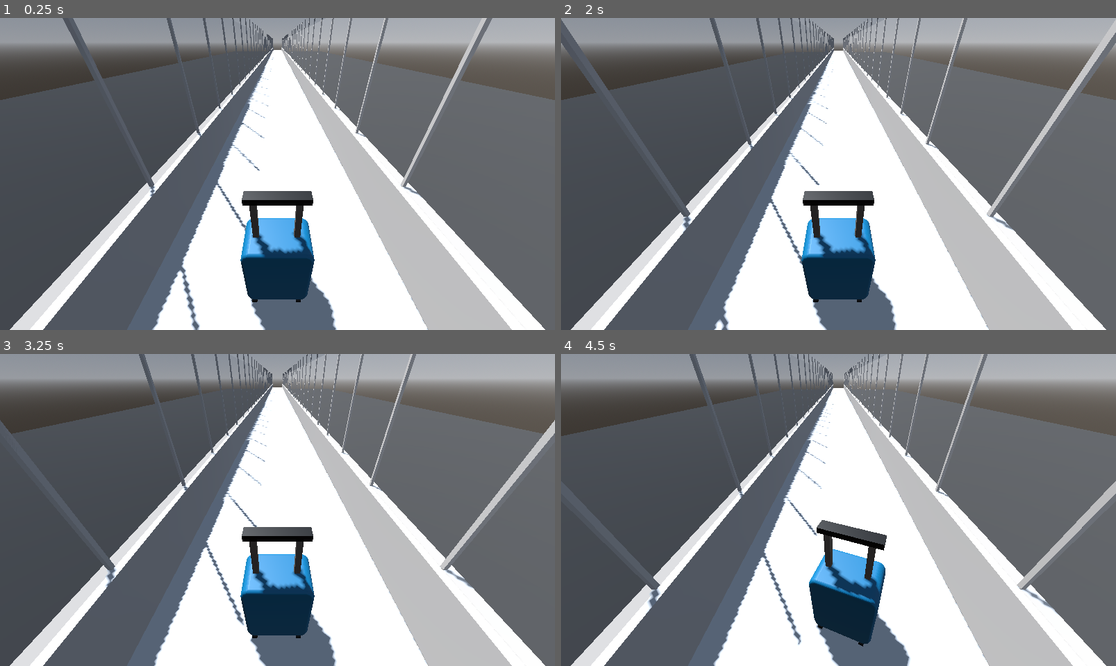
Above: before the commit, frames 1-4 (two rows, left to right).
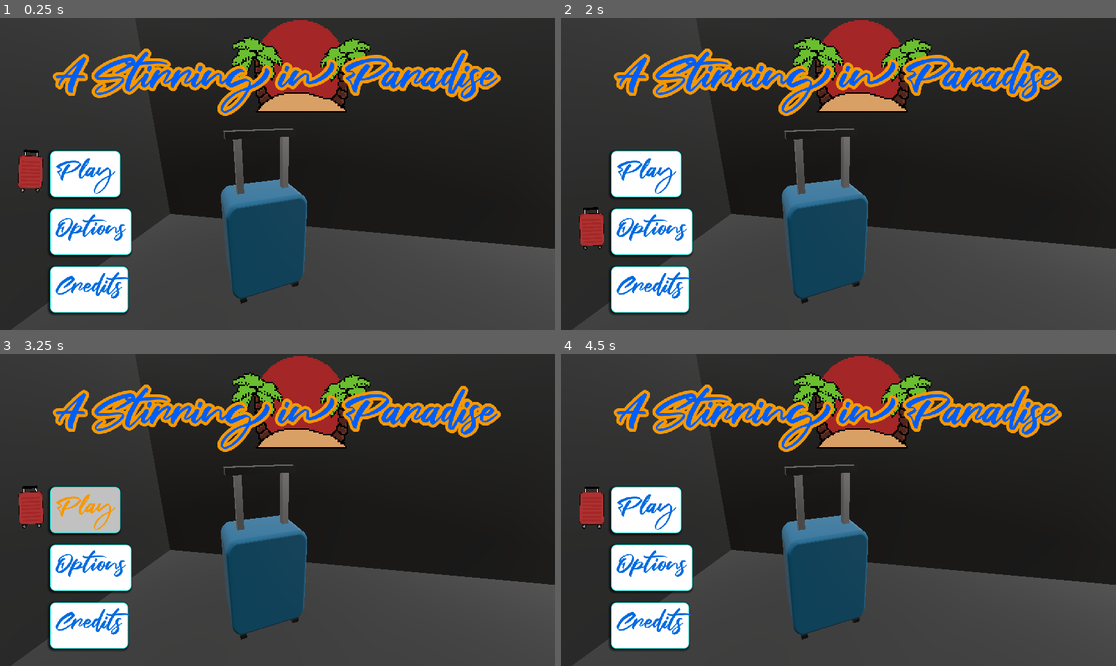
Above: after the commit, the same moments.

Repository: emilyallerdings/gwj81-expedition
Game: Godot game, scene res://Scenes/main_menu.tscn
The game is run twice, just before and just after one commit, with the same random seed, the same clock (stepped at 60 frames per second) and the same inputs. Before the commit the project starts from res://Scenes/main.tscn.
Inputs (mouse positions are in pixels of both pictures, inside the frame that each line leads up to):
- Up to frame 1 (0.25 s): no input
- Up to frame 2 (2 s): click (649, 233) at 0.5 s, where only the run after the commit has a clickable "Options"; click (838, 295) at 1.25 s, where only the run after the commit has a clickable "Back"
- Up to frame 3 (3.25 s): click (88, 625) at 2 s, where only the run after the commit has a clickable "Credits"; click (83, 510) at 2.75 s, where only the run after the commit has a clickable "Play"
- Up to frame 4 (4.5 s): click (644, 510) at 3.5 s, where only the run after the commit has a clickable "Play"; move the mouse to (960, 494) at 4.27 s; hold D (right) from 4.28 s (still down)

The runs differ from the first frame. In frame 1, 98% of the frame differs, in the area x 0-100%, y 0-100%; in frame 2, 98%; in frame 3, 98%; in frame 4, 98%.

Commit message:
no idea how to do smooth camera lerping but the skeleton code is there

Diff:
--- a/Materials/default_theme.tres
+++ b/Materials/default_theme.tres
@@ -1,6 +1,7 @@
-[gd_resource type="Theme" load_steps=6 format=3 uid="uid://bncgplyvgv608"]
+[gd_resource type="Theme" load_steps=7 format=3 uid="uid://bncgplyvgv608"]
 
 [ext_resource type="FontFile" uid="uid://bafns24uaw6y5" path="res://Materials/NixieOne.ttf" id="1_88cmt"]
+[ext_resource type="FontFile" uid="uid://d4da0phun8v4d" path="res://Materials/Fair Prosper.ttf" id="1_c5ure"]
 
 [sub_resource type="StyleBoxEmpty" id="StyleBoxEmpty_88cmt"]
 
@@ -75,7 +76,8 @@
 Button/colors/icon_hover_pressed_color = Color(1, 1, 1, 1)
 Button/colors/icon_normal_color = Color(1, 1, 1, 1)
 Button/colors/icon_pressed_color = Color(1, 1, 1, 1)
-Button/fonts/font = ExtResource("1_88cmt")
+Button/font_sizes/font_size = 50
+Button/fonts/font = ExtResource("1_c5ure")
 Button/styles/disabled = null
 Button/styles/focus = SubResource("StyleBoxEmpty_88cmt")
 Button/styles/hover = SubResource("StyleBoxFlat_5dbda")
--- /dev/null
+++ b/Scenes/main_menu.tscn
@@ -0,0 +1,229 @@
+[gd_scene load_steps=16 format=3 uid="uid://cua0fhfbu5gg1"]
+
+[ext_resource type="Script" uid="uid://ieq2hasgdd62" path="res://Scripts/main_menu.gd" id="1_yhxw7"]
+[ext_resource type="PackedScene" uid="uid://cl844rkgxivpm" path="res://Assets/selectionroom.glb" id="2_trj04"]
+[ext_resource type="Shader" uid="uid://ud44g8ahsyxi" path="res://Materials/pseudo_3d.gdshader" id="3_16hvj"]
+[ext_resource type="Texture2D" uid="uid://ge4oyevnnxel" path="res://UI Assets/suitecase_sprite.png" id="4_vr1f0"]
+[ext_resource type="Theme" uid="uid://bncgplyvgv608" path="res://Materials/default_theme.tres" id="5_t1dhk"]
+[ext_resource type="FontFile" uid="uid://d4da0phun8v4d" path="res://Materials/Fair Prosper.ttf" id="6_5egv6"]
+[ext_resource type="Texture2D" uid="uid://crjk38l5pjmae" path="res://UI Assets/title_splash.png" id="7_vtepg"]
+[ext_resource type="PackedScene" uid="uid://c3st1sbq1ewwj" path="res://Scenes/luggage.tscn" id="8_8dnnj"]
+
+[sub_resource type="ProceduralSkyMaterial" id="ProceduralSkyMaterial_m6x4c"]
+sky_energy_multiplier = 6.05
+
+[sub_resource type="Sky" id="Sky_oqbs2"]
+sky_material = SubResource("ProceduralSkyMaterial_m6x4c")
+
+[sub_resource type="Environment" id="Environment_5dbda"]
+background_mode = 2
+sky = SubResource("Sky_oqbs2")
+
+[sub_resource type="ShaderMaterial" id="ShaderMaterial_fbgsc"]
+shader = ExtResource("3_16hvj")
+shader_parameter/fov = 90.0
+shader_parameter/cull_back = true
+shader_parameter/y_rot = 2.00001
+shader_parameter/x_rot = 2.00001
+shader_parameter/inset = 0.0
+shader_parameter/hovering = 0.0
+shader_parameter/rand_trans_power = 1.0
+shader_parameter/rand_seed = 0.5
+shader_parameter/vortex_amt = 0.0
+shader_parameter/rotation = 1.49012e-07
+shader_parameter/mouse_screen_pos_test = Vector2(0, 0)
+
+[sub_resource type="StandardMaterial3D" id="StandardMaterial3D_fbgsc"]
+albedo_color = Color(0.552962, 1.35969e-06, 4.81307e-07, 1)
+
+[sub_resource type="StandardMaterial3D" id="StandardMaterial3D_ni8b3"]
+albedo_color = Color(0.620041, 0.620041, 0, 1)
+
+[sub_resource type="StandardMaterial3D" id="StandardMaterial3D_vxmc4"]
+albedo_color = Color(0.521141, 0.521141, 0.521141, 1)
+
+[node name="Main Menu" type="Node3D"]
+script = ExtResource("1_yhxw7")
+
+[node name="selectionroom" parent="." instance=ExtResource("2_trj04")]
+transform = Transform3D(0.707107, 0, 0.707107, 0, 1, 0, -0.707107, 0, 0.707107, -3.75321, 0, 26.172)
+
+[node name="WorldEnvironment" type="WorldEnvironment" parent="."]
+environment = SubResource("Environment_5dbda")
+
+[node name="SuitecaseSprite" type="Sprite2D" parent="."]
+material = SubResource("ShaderMaterial_fbgsc")
+position = Vector2(65, 357)
+scale = Vector2(0.785156, 0.785156)
+texture = ExtResource("4_vr1f0")
+
+[node name="Main Menu" type="Node3D" parent="."]
+
+[node name="Main Menu Camera" type="Camera3D" parent="Main Menu"]
+transform = Transform3D(-0.815614, -0.17541, 0.551366, 0, 0.952938, 0.303165, -0.578596, 0.247266, -0.77723, 25.7932, 17.8789, 20.6814)
+
+[node name="Main Menu UI" type="Control" parent="Main Menu"]
+visible = false
+layout_mode = 3
+anchors_preset = 15
+anchor_right = 1.0
+anchor_bottom = 1.0
+grow_horizontal = 2
+grow_vertical = 2
+
+[node name="Title" type="RichTextLabel" parent="Main Menu/Main Menu UI"]
+layout_mode = 1
+anchors_preset = 10
+anchor_right = 1.0
+offset_left = 23.0
+offset_top = 60.0
+offset_right = -26.0
+offset_bottom = 208.0
+grow_horizontal = 2
+theme = ExtResource("5_t1dhk")
+theme_override_colors/font_outline_color = Color(0.964367, 0.596282, 0, 1)
+theme_override_constants/outline_size = 25
+theme_override_fonts/normal_font = ExtResource("6_5egv6")
+theme_override_font_sizes/normal_font_size = 90
+bbcode_enabled = true
+text = "[color=#005EF6]A Stirring in Paradise[/color]"
+horizontal_alignment = 1
+vertical_alignment = 1
+
+[node name="Play" type="Button" parent="Main Menu/Main Menu UI"]
+layout_mode = 1
+anchors_preset = 4
+anchor_top = 0.5
+anchor_bottom = 0.5
+offset_left = 114.0
+offset_top = -43.0
+offset_right = 240.0
+offset_bottom = 43.0
+grow_vertical = 2
+theme = ExtResource("5_t1dhk")
+theme_override_fonts/font = ExtResource("6_5egv6")
+theme_override_font_sizes/font_size = 50
+text = "Play"
+
+[node name="Options" type="Button" parent="Main Menu/Main Menu UI"]
+layout_mode = 1
+anchors_preset = 4
+anchor_top = 0.5
+anchor_bottom = 0.5
+offset_left = 114.0
+offset_top = 77.0
+offset_right = 263.0
+offset_bottom = 163.0
+grow_vertical = 2
+theme = ExtResource("5_t1dhk")
+theme_override_fonts/font = ExtResource("6_5egv6")
+theme_override_font_sizes/font_size = 50
+text = "Options"
+
+[node name="Credits" type="Button" parent="Main Menu/Main Menu UI"]
+layout_mode = 1
+anchors_preset = 4
+anchor_top = 0.5
+anchor_bottom = 0.5
+offset_left = 114.0
+offset_top = 197.0
+offset_right = 256.0
+offset_bottom = 283.0
+grow_vertical = 2
+theme = ExtResource("5_t1dhk")
+theme_override_fonts/font = ExtResource("6_5egv6")
+theme_override_font_sizes/font_size = 50
+text = "Credits"
+
+[node name="TitleSplash" type="Sprite2D" parent="Main Menu/Main Menu UI"]
+show_behind_parent = true
+position = Vector2(623, 100)
+scale = Vector2(3, 3)
+texture = ExtResource("7_vtepg")
+
+[node name="luggage" parent="Main Menu" instance=ExtResource("8_8dnnj")]
+transform = Transform3D(0.258819, 0, 0.965926, 0, 1, 0, -0.965926, 0, 0.258819, 18.3622, 3, 33.2047)
+
+[node name="Options Menu" type="Node3D" parent="."]
+
+[node name="luggage2" parent="Options Menu" instance=ExtResource("8_8dnnj")]
+transform = Transform3D(1.13133e-08, 0.258819, 0.965926, 1, -4.37114e-08, 0, 4.2222e-08, 0.965926, -0.258819, -13.0736, 5.31538, -2.23038)
+
+[node name="luggage3" parent="Options Menu" instance=ExtResource("8_8dnnj")]
+transform = Transform3D(0.5, -0.75, 0.433013, 0.836136, 0.548295, -0.0158119, -0.22556, 0.369963, 0.901249, -4.37206, 4.31538, -1.60532)
+
+[node name="Case" parent="Options Menu/luggage3" index="0"]
+surface_material_override/0 = SubResource("StandardMaterial3D_fbgsc")
+
+[node name="luggage4" parent="Options Menu" instance=ExtResource("8_8dnnj")]
+transform = Transform3D(1, 0, 0, 0, 1, 0, 0, 0, 1, -16.4532, 3, -5.76783)
+
+[node name="Case" parent="Options Menu/luggage4" index="0"]
+surface_material_override/0 = SubResource("StandardMaterial3D_ni8b3")
+
+[node name="luggage5" parent="Options Menu" instance=ExtResource("8_8dnnj")]
+transform = Transform3D(1, 0, 0, 0, -4.37114e-08, 1, 0, -1, -4.37114e-08, -8.75903, 6, -5.67985)
+
+[node name="Case" parent="Options Menu/luggage5" index="0"]
+surface_material_override/0 = SubResource("StandardMaterial3D_vxmc4")
+
+[node name="Options Menu Camera" type="Camera3D" parent="Options Menu"]
+transform = Transform3D(-0.0243974, -0.303075, 0.952654, 0, 0.952938, 0.303165, -0.999702, 0.00739644, -0.0232492, 10.6243, 19.6267, -2.90478)
+
+[node name="Options Menu UI" type="Control" parent="Options Menu"]
+visible = false
+layout_mode = 3
+anchors_preset = 15
+anchor_right = 1.0
+anchor_bottom = 1.0
+grow_horizontal = 2
+grow_vertical = 2
+
+[node name="Title" type="RichTextLabel" parent="Options Menu/Options Menu UI"]
+layout_mode = 1
+anchors_preset = 10
+anchor_right = 1.0
+offset_left = 23.0
+offset_top = 13.0
+offset_right = -26.0
+offset_bottom = 161.0
+grow_horizontal = 2
+theme = ExtResource("5_t1dhk")
+theme_override_colors/font_outline_color = Color(0.964367, 0.596282, 0, 1)
+theme_override_constants/outline_size = 25
+theme_override_fonts/normal_font = ExtResource("6_5egv6")
+theme_override_font_sizes/normal_font_size = 90
+bbcode_enabled = true
+text = "[color=#005EF6]Options[/color]"
+horizontal_alignment = 1
+vertical_alignment = 1
+
+[node name="Options Back" type="Button" parent="Options Menu/Options Menu UI"]
+layout_mode = 1
+anchors_preset = 7
+anchor_left = 0.5
+anchor_top = 1.0
+anchor_right = 0.5
+anchor_bottom = 1.0
+offset_left = -49.0
+offset_top = -116.0
+offset_right = 50.0
+offset_bottom = -30.0
+grow_horizontal = 2
+grow_vertical = 0
+theme = ExtResource("5_t1dhk")
+theme_override_fonts/font = ExtResource("6_5egv6")
+text = "Back"
+
+[connection signal="mouse_entered" from="Main Menu/Main Menu UI/Play" to="." method="_on_play_mouse_entered"]
+[connection signal="pressed" from="Main Menu/Main Menu UI/Play" to="." method="_on_play_pressed"]
+[connection signal="mouse_entered" from="Main Menu/Main Menu UI/Options" to="." method="_on_options_mouse_entered"]
+[connection signal="pressed" from="Main Menu/Main Menu UI/Options" to="." method="_on_options_pressed"]
+[connection signal="mouse_entered" from="Main Menu/Main Menu UI/Credits" to="." method="_on_credits_mouse_entered"]
+[connection signal="pressed" from="Main Menu/Main Menu UI/Credits" to="." method="_on_credits_pressed"]
+[connection signal="mouse_entered" from="Options Menu/Options Menu UI/Options Back" to="." method="_on_options_back_mouse_entered"]
+[connection signal="pressed" from="Options Menu/Options Menu UI/Options Back" to="." method="_on_options_back_pressed"]
+
+[editable path="Options Menu/luggage3"]
+[editable path="Options Menu/luggage4"]
+[editable path="Options Menu/luggage5"]
--- a/Scenes/menu_testing.tscn
+++ /dev/null
@@ -1,179 +0,0 @@
-[gd_scene load_steps=16 format=3 uid="uid://cua0fhfbu5gg1"]
-
-[ext_resource type="Script" uid="uid://ieq2hasgdd62" path="res://Scripts/main_menu.gd" id="1_34v3d"]
-[ext_resource type="PackedScene" uid="uid://cl844rkgxivpm" path="res://Assets/selectionroom.glb" id="1_m6x4c"]
-[ext_resource type="Theme" uid="uid://bncgplyvgv608" path="res://Materials/default_theme.tres" id="2_5dbda"]
-[ext_resource type="FontFile" uid="uid://d4da0phun8v4d" path="res://Materials/Fair Prosper.ttf" id="3_ycoxo"]
-[ext_resource type="Texture2D" uid="uid://crjk38l5pjmae" path="res://UI Assets/title_splash.png" id="4_ycoxo"]
-[ext_resource type="Shader" uid="uid://ud44g8ahsyxi" path="res://Materials/pseudo_3d.gdshader" id="6_fmuvw"]
-[ext_resource type="Texture2D" uid="uid://ge4oyevnnxel" path="res://UI Assets/suitecase_sprite.png" id="7_vxmc4"]
-[ext_resource type="PackedScene" uid="uid://c3st1sbq1ewwj" path="res://Scenes/luggage.tscn" id="8_vxmc4"]
-
-[sub_resource type="ProceduralSkyMaterial" id="ProceduralSkyMaterial_m6x4c"]
-sky_energy_multiplier = 6.05
-
-[sub_resource type="Sky" id="Sky_oqbs2"]
-sky_material = SubResource("ProceduralSkyMaterial_m6x4c")
-
-[sub_resource type="Environment" id="Environment_5dbda"]
-background_mode = 2
-sky = SubResource("Sky_oqbs2")
-
-[sub_resource type="ShaderMaterial" id="ShaderMaterial_fbgsc"]
-shader = ExtResource("6_fmuvw")
-shader_parameter/fov = 90.0
-shader_parameter/cull_back = true
-shader_parameter/y_rot = 2.00001
-shader_parameter/x_rot = 2.00001
-shader_parameter/inset = 0.0
-shader_parameter/hovering = 0.0
-shader_parameter/rand_trans_power = 1.0
-shader_parameter/rand_seed = 0.5
-shader_parameter/vortex_amt = 0.0
-shader_parameter/rotation = 1.49012e-07
-shader_parameter/mouse_screen_pos_test = Vector2(0, 0)
-
-[sub_resource type="StandardMaterial3D" id="StandardMaterial3D_fbgsc"]
-albedo_color = Color(0.552962, 1.35969e-06, 4.81307e-07, 1)
-
-[sub_resource type="StandardMaterial3D" id="StandardMaterial3D_ni8b3"]
-albedo_color = Color(0.620041, 0.620041, 0, 1)
-
-[sub_resource type="StandardMaterial3D" id="StandardMaterial3D_vxmc4"]
-albedo_color = Color(0.521141, 0.521141, 0.521141, 1)
-
-[node name="Main Menu" type="Node3D"]
-script = ExtResource("1_34v3d")
-
-[node name="Main Menu Camera" type="Camera3D" parent="."]
-transform = Transform3D(-0.815615, -0.17541, 0.551366, 0, 0.952938, 0.303165, -0.578596, 0.247266, -0.77723, 25.7932, 17.8789, 20.6814)
-
-[node name="selectionroom" parent="." instance=ExtResource("1_m6x4c")]
-transform = Transform3D(0.707107, 0, 0.707107, 0, 1, 0, -0.707107, 0, 0.707107, -3.75321, 0, 26.172)
-
-[node name="WorldEnvironment" type="WorldEnvironment" parent="."]
-environment = SubResource("Environment_5dbda")
-
-[node name="Main Menu UI" type="Control" parent="."]
-layout_mode = 3
-anchors_preset = 15
-anchor_right = 1.0
-anchor_bottom = 1.0
-grow_horizontal = 2
-grow_vertical = 2
-
-[node name="Title" type="RichTextLabel" parent="Main Menu UI"]
-layout_mode = 1
-anchors_preset = 10
-anchor_right = 1.0
-offset_left = 23.0
-offset_top = 60.0
-offset_right = -26.0
-offset_bottom = 208.0
-grow_horizontal = 2
-theme = ExtResource("2_5dbda")
-theme_override_colors/font_outline_color = Color(0.964367, 0.596282, 0, 1)
-theme_override_constants/outline_size = 25
-theme_override_fonts/normal_font = ExtResource("3_ycoxo")
-theme_override_font_sizes/normal_font_size = 90
-bbcode_enabled = true
-text = "[color=#005EF6]A Stirring in Paradise[/color]"
-horizontal_alignment = 1
-vertical_alignment = 1
-
-[node name="Play" type="Button" parent="Main Menu UI"]
-layout_mode = 1
-anchors_preset = 4
-anchor_top = 0.5
-anchor_bottom = 0.5
-offset_left = 114.0
-offset_top = -43.0
-offset_right = 240.0
-offset_bottom = 43.0
-grow_vertical = 2
-theme = ExtResource("2_5dbda")
-theme_override_fonts/font = ExtResource("3_ycoxo")
-theme_override_font_sizes/font_size = 50
-text = "Play"
-
-[node name="Options" type="Button" parent="Main Menu UI"]
-layout_mode = 1
-anchors_preset = 4
-anchor_top = 0.5
-anchor_bottom = 0.5
-offset_left = 114.0
-offset_top = 77.0
-offset_right = 263.0
-offset_bottom = 163.0
-grow_vertical = 2
-theme = ExtResource("2_5dbda")
-theme_override_fonts/font = ExtResource("3_ycoxo")
-theme_override_font_sizes/font_size = 50
-text = "Options"
-
-[node name="Credits" type="Button" parent="Main Menu UI"]
-layout_mode = 1
-anchors_preset = 4
-anchor_top = 0.5
-anchor_bottom = 0.5
-offset_left = 114.0
-offset_top = 197.0
-offset_right = 256.0
-offset_bottom = 283.0
-grow_vertical = 2
-theme = ExtResource("2_5dbda")
-theme_override_fonts/font = ExtResource("3_ycoxo")
-theme_override_font_sizes/font_size = 50
-text = "Credits"
-
-[node name="TitleSplash" type="Sprite2D" parent="Main Menu UI"]
-show_behind_parent = true
-position = Vector2(623, 100)
-scale = Vector2(3, 3)
-texture = ExtResource("4_ycoxo")
-
-[node name="SuitecaseSprite" type="Sprite2D" parent="Main Menu UI"]
-material = SubResource("ShaderMaterial_fbgsc")
-position = Vector2(65, 357)
-scale = Vector2(0.785156, 0.785156)
-texture = ExtResource("7_vxmc4")
-
-[node name="luggage" parent="." instance=ExtResource("8_vxmc4")]
-transform = Transform3D(0.258819, 0, 0.965926, 0, 1, 0, -0.965926, 0, 0.258819, 18.3622, 3, 33.2047)
-
-[node name="Options Menu" type="Node3D" parent="."]
-
-[node name="luggage2" parent="Options Menu" instance=ExtResource("8_vxmc4")]
-transform = Transform3D(1.13133e-08, 0.258819, 0.965926, 1, -4.37114e-08, 0, 4.2222e-08, 0.965926, -0.258819, -13.0736, 5.31538, -2.23038)
-
-[node name="luggage3" parent="Options Menu" instance=ExtResource("8_vxmc4")]
-transform = Transform3D(0.5, -0.75, 0.433013, 0.836136, 0.548295, -0.0158119, -0.22556, 0.369963, 0.901249, -4.37206, 4.31538, -1.60532)
-
-[node name="Case" parent="Options Menu/luggage3" index="0"]
-surface_material_override/0 = SubResource("StandardMaterial3D_fbgsc")
-
-[node name="luggage4" parent="Options Menu" instance=ExtResource("8_vxmc4")]
-transform = Transform3D(1, 0, 0, 0, 1, 0, 0, 0, 1, -16.4532, 3, -5.76783)
-
-[node name="Case" parent="Options Menu/luggage4" index="0"]
-surface_material_override/0 = SubResource("StandardMaterial3D_ni8b3")
-
-[node name="luggage5" parent="Options Menu" instance=ExtResource("8_vxmc4")]
-transform = Transform3D(1, 0, 0, 0, -4.37114e-08, 1, 0, -1, -4.37114e-08, -8.75903, 6, -5.67985)
-
-[node name="Case" parent="Options Menu/luggage5" index="0"]
-surface_material_override/0 = SubResource("StandardMaterial3D_vxmc4")
-
-[node name="Options Menu Camera" type="Camera3D" parent="Options Menu"]
-transform = Transform3D(-0.0243974, -0.303075, 0.952654, 0, 0.952938, 0.303165, -0.999702, 0.00739644, -0.0232492, 10.6243, 19.6267, -2.90478)
-
-[connection signal="mouse_entered" from="Main Menu UI/Play" to="." method="_on_play_mouse_entered"]
-[connection signal="pressed" from="Main Menu UI/Play" to="." method="_on_play_pressed"]
-[connection signal="mouse_entered" from="Main Menu UI/Options" to="." method="_on_options_mouse_entered"]
-[connection signal="pressed" from="Main Menu UI/Options" to="." method="_on_options_pressed"]
-[connection signal="mouse_entered" from="Main Menu UI/Credits" to="." method="_on_credits_mouse_entered"]
-[connection signal="pressed" from="Main Menu UI/Credits" to="." method="_on_credits_pressed"]
-
-[editable path="Options Menu/luggage3"]
-[editable path="Options Menu/luggage4"]
-[editable path="Options Menu/luggage5"]
--- a/Scenes/sound_bus.tscn
+++ b/Scenes/sound_bus.tscn
@@ -1,10 +1,12 @@
-[gd_scene load_steps=6 format=3 uid="uid://dqxl7brt3g1wi"]
+[gd_scene load_steps=8 format=3 uid="uid://dqxl7brt3g1wi"]
 
 [ext_resource type="Script" uid="uid://bijmlxakyblxw" path="res://Scripts/sound_bus.gd" id="1_oofcd"]
 [ext_resource type="AudioStream" uid="uid://c3ynucxb1maka" path="res://Sounds/airport_ambience_with_planes.ogg" id="2_otb3e"]
 [ext_resource type="AudioStream" uid="uid://cx1e1cs24em1k" path="res://Sounds/airport_button.ogg" id="3_otb3e"]
 [ext_resource type="AudioStream" uid="uid://bbiieojf6d6te" path="res://Sounds/luggage_rolling.ogg" id="4_yghvr"]
+[ext_resource type="AudioStream" uid="uid://caypbwsrlveqw" path="res://Sounds/click.ogg" id="5_qdc24"]
 [ext_resource type="AudioStream" uid="uid://x0j456glqskj" path="res://Sounds/giant_steps.ogg" id="5_s22cy"]
+[ext_resource type="AudioStream" uid="uid://b132spue567og" path="res://Sounds/whoosh.ogg" id="6_4mo3c"]
 
 [node name="SoundBus" type="Node"]
 script = ExtResource("1_oofcd")
@@ -24,6 +26,18 @@
 volume_db = -5.0
 bus = &"SFX"
 
+[node name="Button Hover Click" type="AudioStreamPlayer" parent="."]
+stream = ExtResource("5_qdc24")
+volume_db = -5.0
+max_polyphony = 10
+bus = &"SFX"
+
+[node name="Whoosh" type="AudioStreamPlayer" parent="."]
+stream = ExtResource("6_4mo3c")
+volume_db = -5.0
+max_polyphony = 10
+bus = &"SFX"
+
 [node name="Song1" type="AudioStreamPlayer" parent="."]
 stream = ExtResource("5_s22cy")
 volume_db = -5.0
--- a/Scripts/main_menu.gd
+++ b/Scripts/main_menu.gd
@@ -1,60 +1,96 @@
 extends Node3D
 
+@onready var suitecase_sprite = $SuitecaseSprite
+
 #region menus
-@onready var main_menu_ui = $"Main Menu UI"
-@onready var main_menu_camera = $"Main Menu Camera"
+@onready var main_menu_ui = $"Main Menu/Main Menu UI"
+@onready var options_menu_ui = $"Options Menu/Options Menu UI"
+
+@onready var main_menu_camera = $"Main Menu/Main Menu Camera"
 @onready var options_menu_camera = $"Options Menu/Options Menu Camera"
 #endregion
 
-@onready var play = $"Main Menu UI/Play"
-@onready var options = $"Main Menu UI/Options"
-@onready var credits = $"Main Menu UI/Credits"
-@onready var suitecase_sprite = $"Main Menu UI/SuitecaseSprite"
+#region main menu ui buttons
+@onready var play = $"Main Menu/Main Menu UI/Play"
+@onready var options = $"Main Menu/Main Menu UI/Options"
+@onready var credits = $"Main Menu/Main Menu UI/Credits"
+#endregion
 
-var is_lerping_to_options := false
+#region options menu ui buttons
+@onready var options_back = $"Options Menu/Options Menu UI/Options Back"
+#endregion
+
+var camera_transition := false
 var transition_speed := 5.0
+var from_camera : Camera3D = null
+var to_camera : Camera3D = null
 
 func _ready() -> void:
 	SoundBus.airport_ambience.play()
+	main_menu_ui.visible = true
+	options_menu_ui.visible = false
 	suitecase_sprite.position = Vector2(play.position.x - 50.0, play.position.y + 35.0)
 
 func _process(delta: float) -> void:
 	lerp_camera(delta)
+	pass
 
 func lerp_camera(delta: float) -> void:
-	if is_lerping_to_options and main_menu_camera:
-		# Interpolate position
-		var target_pos = options_menu_camera.global_transform.origin
-		var new_pos = main_menu_camera.global_transform.origin.lerp(target_pos, delta * transition_speed)  # adjust speed
 
-		# Interpolate rotation (using basis slerp)
-		var target_basis = options_menu_camera.global_transform.basis
-		var new_basis = main_menu_camera.global_transform.basis.slerp(target_basis, delta * transition_speed)
+	if camera_transition:
+		to_camera.make_current()
+		from_camera.clear_current()
 
-		# Apply new transform
-		main_menu_camera.global_transform = Transform3D(new_basis, new_pos)
+		# no idea how to make the camera switch smooth
+		#from_camera.position.slerp(to_camera.position, transition_speed)
+		#from_camera.rotation.slerp(to_camera.rotation, transition_speed)
+		camera_transition = false
 
-		# Stop lerping when close enough
-		if main_menu_camera.global_transform.origin.distance_to(target_pos) < 0.1:
-			is_lerping_to_options = false
-			options_menu_camera.make_current()
+
+func transition_cameras(curr_camera: Camera3D, next_camera: Camera3D) -> void:
+	from_camera = curr_camera
+	to_camera = next_camera
+
+	camera_transition = true
 
 func _on_play_pressed() -> void:
 	SoundBus.button.play()
 
 func _on_options_pressed() -> void:
 	SoundBus.button.play()
-	is_lerping_to_options = true
+	SoundBus.whoosh.play()
+	transition_cameras(main_menu_camera, options_menu_camera)
+
+	main_menu_ui.visible = false
+	await get_tree().create_timer(0.5)
+	options_menu_ui.visible = true
+	suitecase_sprite.position = Vector2(options_back.position.x - 50.0, options_back.position.y + 35.0)
+
+func _on_options_back_pressed():
+	SoundBus.button.play()
+	SoundBus.whoosh.play()
+	transition_cameras(options_menu_camera, main_menu_camera)
+
+	options_menu_ui.visible = false
+	await get_tree().create_timer(0.5)
+	main_menu_ui.visible = true
+	suitecase_sprite.position = Vector2(options.position.x - 50.0, options.position.y + 35.0)
 
 func _on_credits_pressed() -> void:
 	SoundBus.button.play()
 
 func _on_play_mouse_entered() -> void:
-	print(play.position)
 	suitecase_sprite.position = Vector2(play.position.x - 50.0, play.position.y + 35.0)
+	SoundBus.button_hover_click.play()
 
 func _on_options_mouse_entered() -> void:
 	suitecase_sprite.position = Vector2(options.position.x - 50.0, options.position.y + 35.0)
+	SoundBus.button_hover_click.play()
 
 func _on_credits_mouse_entered() -> void:
 	suitecase_sprite.position = Vector2(credits.position.x - 50.0, credits.position.y + 35.0)
+	SoundBus.button_hover_click.play()
+
+func _on_options_back_mouse_entered():
+	SoundBus.button_hover_click.play()
+	suitecase_sprite.position = Vector2(options_back.position.x - 50.0, options_back.position.y + 35.0)
--- a/Scripts/sound_bus.gd
+++ b/Scripts/sound_bus.gd
@@ -1,6 +1,15 @@
 extends Node
 
+#region sfx
 @onready var airport_ambience = $"Airport Ambience"
 @onready var button = $Button
 @onready var rolling_suitcase = $"Rolling Suitcase"
+@onready var button_hover_click = $"Button Hover Click"
+@onready var whoosh = $Whoosh
+
+#endregion
+
+#region music
 @onready var song_1 = $Song1
+
+#endregion
--- a/project.godot
+++ b/project.godot
@@ -11,10 +11,14 @@
 [application]
 
 config/name="GWJ81-Expedition"
-run/main_scene="uid://ckjr7lbj1cxxq"
+run/main_scene="uid://cua0fhfbu5gg1"
 config/features=PackedStringArray("4.4", "GL Compatibility")
 boot_splash/image="uid://dvpdrtsv0ogbq"
 config/icon="res://icon.svg"
+
+[audio]
+
+buses/default_bus_layout="res://Sounds/default_bus_layout.tres"
 
 [autoload]
 
Not shown, added: Sounds/click.ogg.import
Renamed: default_bus_layout.tres -> Sounds/default_bus_layout.tres
Not shown, added: Sounds/whoosh.ogg.import
Not shown, added: Sounds/click.ogg
Not shown, added: Sounds/whoosh.ogg
